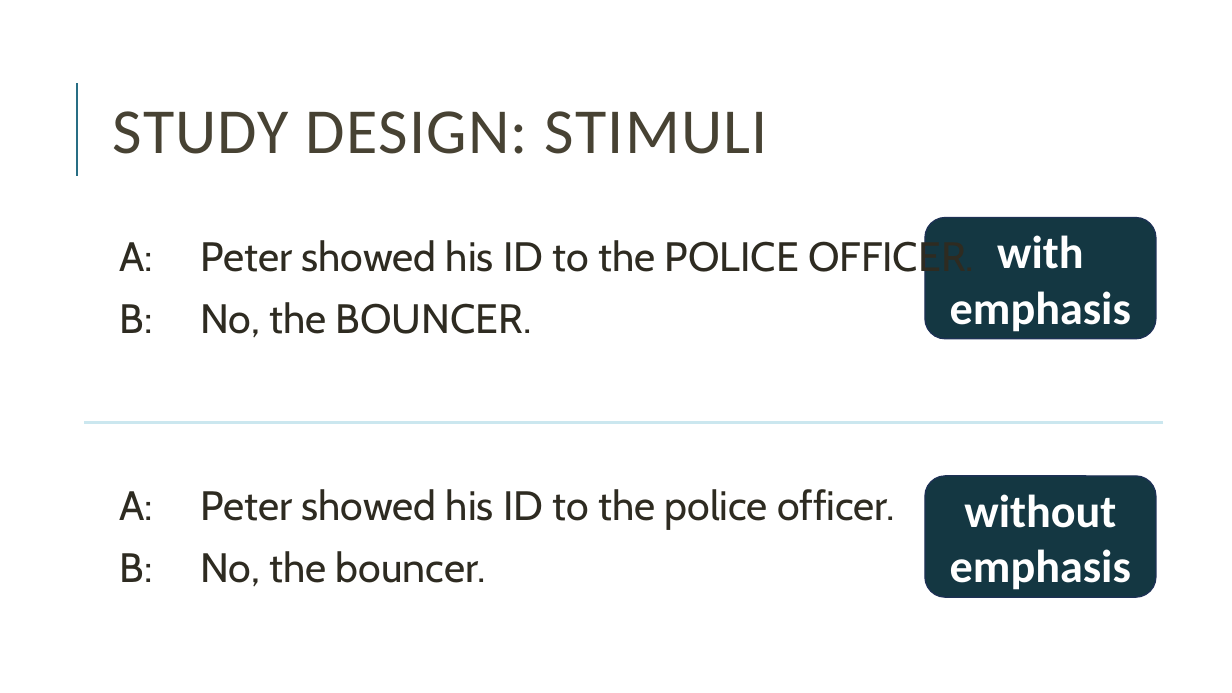
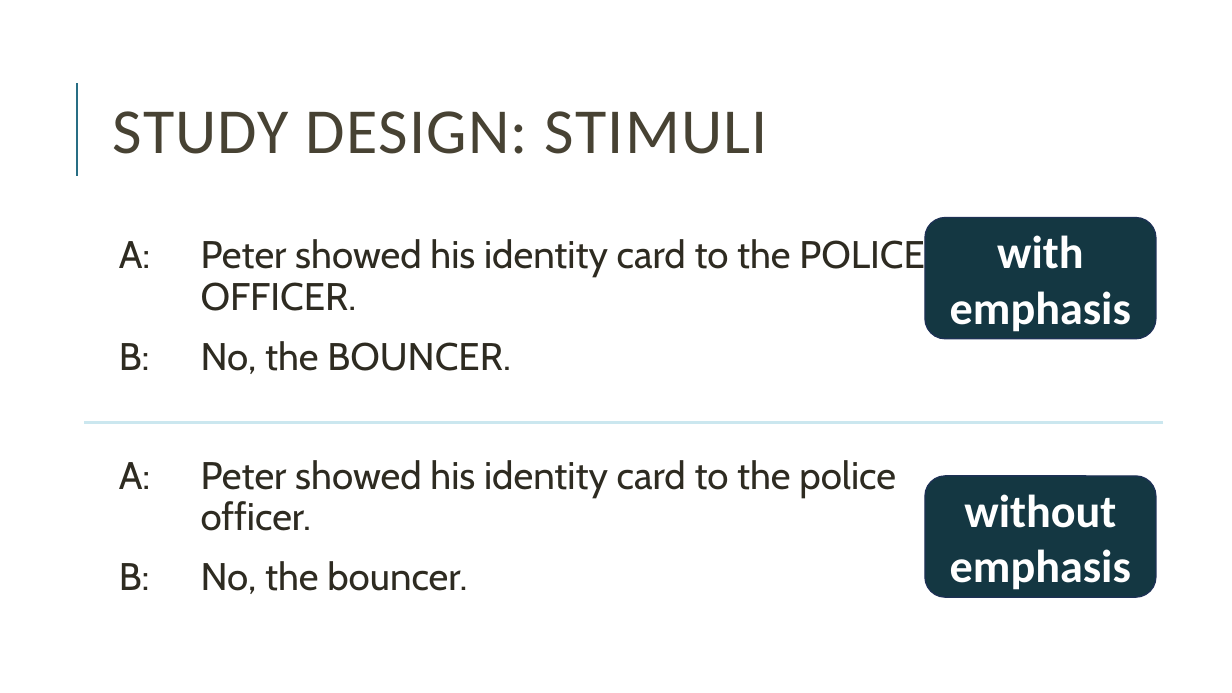
Before and after one commit to miriamschiele/MA, a slide deck: slide 60 of presentation/Miriam Schiele, MA presentation.pptx (slide 53 before the commit). Drawn at 1232x693 pixels with LibreOffice and Linux fonts; fonts in the diff are those of the drawing. Boxes give left, top, right and bottom in pixels: in the first picture for what was removed or moved away, otherwise in the second. Text is boxed around its words. In the diff, an @@ line names an element or a change of style, - is before the commit and + after.

```diff
--- a/presentation/Miriam Schiele, MA presentation.pptx
+++ b/presentation/Miriam Schiele, MA presentation.pptx
@@ text at (x1=119, y1=236, x2=925, y2=311): text changed; size 32 to 30 pt @@
-  A: Peter showed his ID to the POLICE OFFICER.
+  A: Peter showed his identity card to the POLICE
+  OFFICER.
@@ text at (x1=119, y1=341, x2=511, y2=594): size 32 to 30 pt in "B: No, the BOUNCER.", "B: No, the bouncer." @@
@@ text at (x1=119, y1=460, x2=896, y2=531): text changed; size 32 to 30 pt @@
-  A: Peter showed his ID to the police officer.
+  A: Peter showed his identity card to the police
+  officer.
```
Also in this commit, not shown: 7 other slides changed, 7 slides added, 1 other file.
